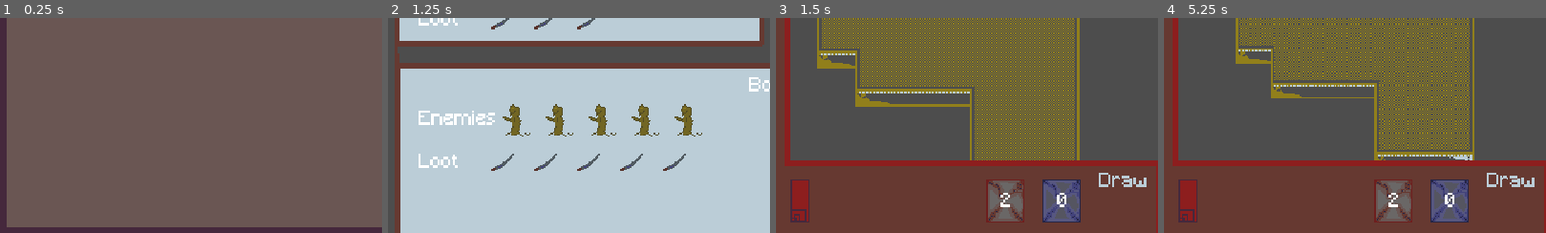
Above: before the commit, frames 1-4 (left to right).
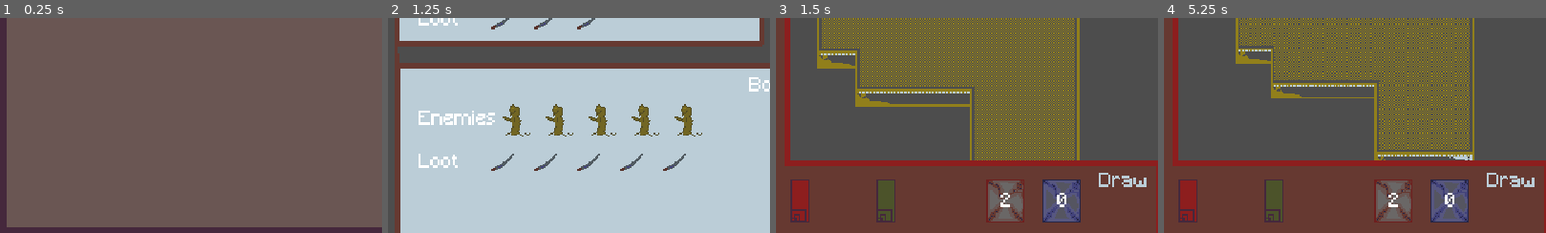
Above: after the commit, the same moments.

Repository: HartThomas/grid-based-card-fighter
Game: Godot game, scene res://ui/main_menu/main_menu.tscn
Same seed, same stepped clock (60 frames per second), same inputs: the game is played once before the commit and once after it.
Inputs (mouse positions are % of the whole screen's width and height, from its top left):
- Up to frame 1 (0.25 s): no input
- Up to frame 2 (1.25 s): click (52, 37) at 0.5 s
- Up to frame 3 (1.5 s): tap Enter at 1.25 s; drag from (25, 15) to (60, 28) at 1.27 s
- Up to frame 4 (5.25 s): click "Draw" at 2 s; click "Draw" at 2.75 s; click "Draw" at 3.5 s; tap Space at 4.25 s; drag from (30, 55) to (45, 70) at 4.27 s; tap Enter at 5 s; move the mouse to (60, 28) at 5.02 s; tap Mouse wheel down (camera_zoom_out) at 5.1 s; click (60, 28) at 5.17 s
The pictures show only the part of the screen within x 0-50%, y 50-100%; the shares and areas given below are measured in that part.

Frames 1-2 are identical in both runs. In frame 3, 1.0% of the frame differs, in the area x 26-32%, y 75-96%; in frame 4, 1.0%.

Commit message:
Add effort bar

Diff:
--- a/gameplay/card_manager/card_manager.gd
+++ b/gameplay/card_manager/card_manager.gd
@@ -6,6 +6,7 @@
 @export var deck : Array[CardInstance] = []
 @export var hand : Array[CardInstance] = []
 @export var spent : Array[CardInstance] = []
+signal card_drawn
 
 func draw_card() -> CardInstance:
 	if deck.is_empty():
--- a/gameplay/level/level.gd
+++ b/gameplay/level/level.gd
@@ -33,6 +33,7 @@
 		add_enemies(data.enemies, level_generator)
 	var cm = CardManager.new()
 	card_manager = cm
+	card_manager.card_drawn.connect(update_pile_feedback)
 	card_slots = [card_slot1, card_slot2, card_slot3]
 	setup_starting_deck()
 	draw_hand()
@@ -240,6 +241,7 @@
 		card_manager.cards_owned.append(card)
 		card_manager.add_card_to_deck(card)
 	card_manager.deck.shuffle()
+	update_pile_feedback()
 
 func draw_hand() -> void:
 	var drawn = card_manager.draw_cards(3)
@@ -320,6 +322,7 @@
 	var label = health_bar.get_child(0)
 	label.hide()
 
+@onready var effort_bar: TextureProgressBar = $CanvasLayer/GUI/EffortBar
 
 @onready var spent: TextureRect = $CanvasLayer/GUI/Spent
 @onready var deck: TextureRect = $CanvasLayer/GUI/Deck
@@ -347,3 +350,13 @@
 func _on_deck_mouse_exited() -> void:
 	var label = deck.get_child(1)
 	label.hide()
+
+
+func _on_effort_bar_mouse_entered() -> void:
+	var label = effort_bar.get_child(0)
+	label.show()
+
+
+func _on_effort_bar_mouse_exited() -> void:
+	var label = effort_bar.get_child(0)
+	label.hide()
--- a/gameplay/level/level.tscn
+++ b/gameplay/level/level.tscn
@@ -8,6 +8,7 @@
 [ext_resource type="Texture2D" uid="uid://yc3gvjx1hecy" path="res://art/sprites/healthbar_under.png" id="6_seu3u"]
 [ext_resource type="Texture2D" uid="uid://b23ojbrpheh6t" path="res://art/sprites/healthbar_over.png" id="7_p63k6"]
 [ext_resource type="Texture2D" uid="uid://b65kfplj7m7ou" path="res://art/sprites/healthbar_progress.png" id="8_p1gxc"]
+[ext_resource type="Texture2D" uid="uid://dh6vurnucngfk" path="res://art/sprites/effort_bar_progress.png" id="9_kpfii"]
 [ext_resource type="Texture2D" uid="uid://f71dgj4wo2p2" path="res://art/sprites/spent_pile.png" id="9_p1gxc"]
 [ext_resource type="Texture2D" uid="uid://d4l226t102ymd" path="res://art/sprites/deck_pile.png" id="10_kpfii"]
 
@@ -412,8 +413,33 @@
 offset_top = 13.0
 offset_right = 71.0
 offset_bottom = 29.0
-theme_override_colors/font_color = Color(0.270588, 0.156863, 0.235294, 1)
+theme_override_colors/font_color = Color(0.733333, 0.803922, 0.843137, 1)
 text = "50/50"
+
+[node name="EffortBar" type="TextureProgressBar" parent="CanvasLayer/GUI"]
+layout_mode = 0
+offset_left = 80.0
+offset_top = 313.0
+offset_right = 120.0
+offset_bottom = 353.0
+max_value = 20.0
+value = 20.0
+fill_mode = 3
+texture_under = ExtResource("6_seu3u")
+texture_over = ExtResource("7_p63k6")
+texture_progress = ExtResource("9_kpfii")
+texture_progress_offset = Vector2(0, -1)
+
+[node name="EffortBarLabel" type="Label" parent="CanvasLayer/GUI/EffortBar"]
+visible = false
+layout_mode = 0
+offset_left = 22.0
+offset_top = 13.0
+offset_right = 71.0
+offset_bottom = 29.0
+theme_override_colors/font_color = Color(0.733333, 0.803922, 0.843137, 1)
+text = "20/20
+"
 
 [node name="Spent" type="TextureRect" parent="CanvasLayer/GUI"]
 layout_mode = 0
@@ -424,6 +450,7 @@
 texture = ExtResource("9_p1gxc")
 
 [node name="SpentNumber" type="Label" parent="CanvasLayer/GUI/Spent"]
+layout_mode = 0
 offset_left = 1.0
 offset_top = 13.0
 offset_right = 41.0
@@ -498,6 +525,8 @@
 [connection signal="pressed" from="CanvasLayer/GUI/TextureButton" to="." method="_on_draw_button_pressed"]
 [connection signal="mouse_entered" from="CanvasLayer/GUI/HealthBar" to="." method="_on_health_bar_mouse_entered"]
 [connection signal="mouse_exited" from="CanvasLayer/GUI/HealthBar" to="." method="_on_health_bar_mouse_exited"]
+[connection signal="mouse_entered" from="CanvasLayer/GUI/EffortBar" to="." method="_on_effort_bar_mouse_entered"]
+[connection signal="mouse_exited" from="CanvasLayer/GUI/EffortBar" to="." method="_on_effort_bar_mouse_exited"]
 [connection signal="mouse_entered" from="CanvasLayer/GUI/Spent" to="." method="_on_spent_mouse_entered"]
 [connection signal="mouse_exited" from="CanvasLayer/GUI/Spent" to="." method="_on_spent_mouse_exited"]
 [connection signal="mouse_entered" from="CanvasLayer/GUI/Deck" to="." method="_on_deck_mouse_entered"]
Binary file added: art/sprites/effort_bar_progress.aseprite
Binary file added: art/sprites/effort_bar_progress.png
Not shown, added: art/sprites/effort_bar_progress.png.import
Not shown: 1 places in gameplay/level/level.tscn that only renumber resources
